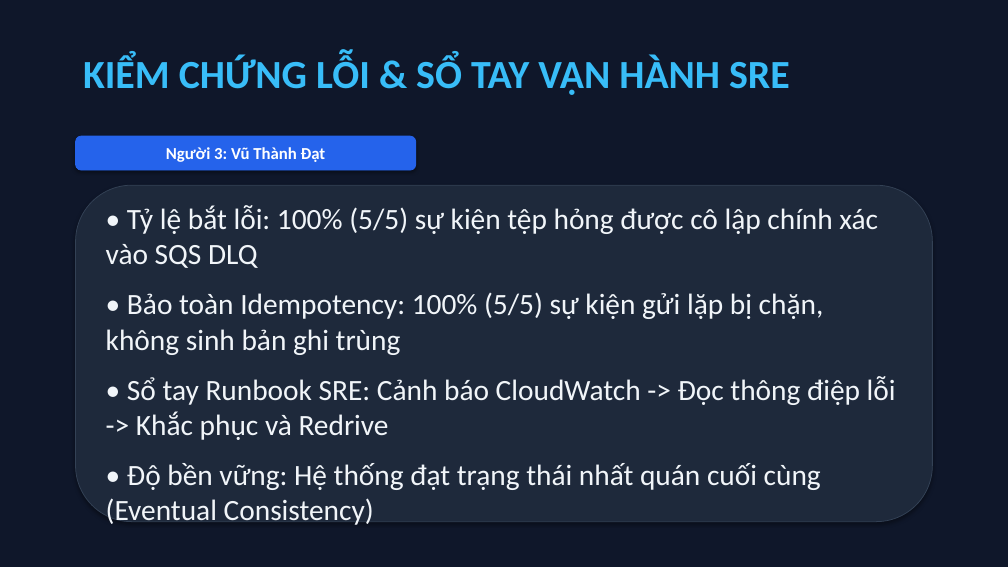
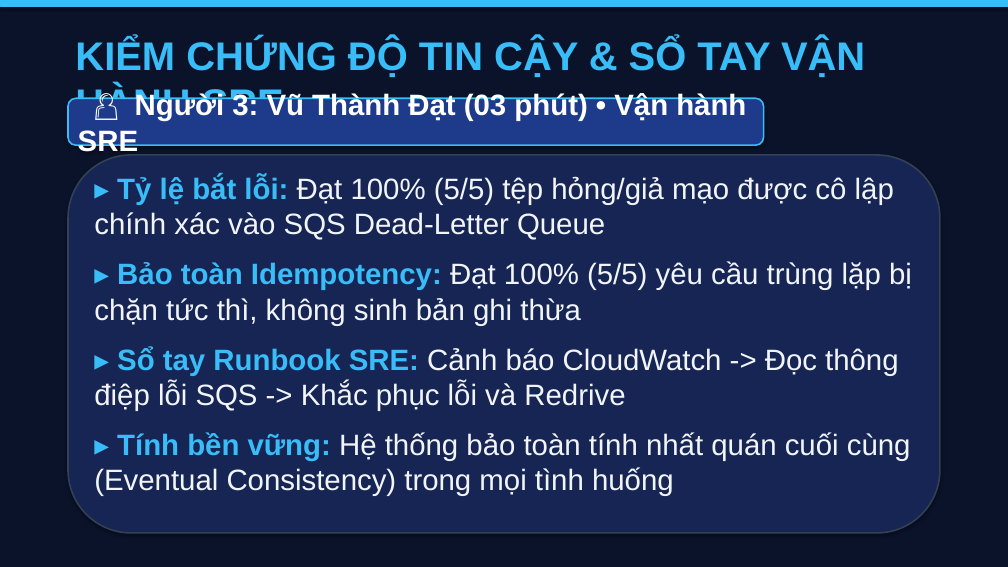
Before and after one commit to datdanghoccode/DTDM_XuLyAnh_Serverless, a slide deck: slide 12 of docs/DTDM_ThuyetTrinh_DeTai9.pptx. Drawn at 1008x567 pixels with LibreOffice and Linux fonts; fonts in the diff are those of the drawing. Boxes give left, top, right and bottom in pixels: in the first picture for what was removed or moved away, otherwise in the second. Text is boxed around its words. In the diff, an @@ line names an element or a change of style, - is before the commit and + after.

```diff
--- a/docs/DTDM_ThuyetTrinh_DeTai9.pptx
+++ b/docs/DTDM_ThuyetTrinh_DeTai9.pptx
@@ rectangle at (x1=0, y1=0, x2=1008, y2=567): fill #0F172A to #0B132B; outline #0F172A 0.75 pt to #0B132B 0.75 pt @@
@@ rectangle added at (x1=0, y1=0, x2=1008, y2=6), fill #38BDF8, outline #38BDF8 0.75 pt @@
@@ text at (x1=75, y1=38, x2=865, y2=156): text changed; font Calibri to Arial @@
-KIỂM CHỨNG LỖI & SỔ TAY VẬN HÀNH SRE
+KIỂM CHỨNG ĐỘ TIN CẬY & SỔ TAY VẬN HÀNH SRE
@@ rounded rectangle "👤 Người 3: Vũ Thành ..." resized from (x1=76, y1=136, x2=416, y2=170) to (x1=68, y1=98, x2=764, y2=145) @@
@@ rounded rectangle "👤 Người 3: Vũ Thành ..." at (x1=68, y1=98, x2=764, y2=145): fill #2563EB to #1E3A8A; outline #2563EB 0.75 pt to #38BDF8 1.5 pt @@
@@ text in rounded rectangle at (x1=135, y1=86, x2=746, y2=121): text changed; size 16 to 28 pt; font Calibri to Arial @@
-Người 3: Vũ Thành Đạt
+👤 Người 3: Vũ Thành Đạt (03 phút) • Vận hành SRE
@@ rounded rectangle resized from (x1=76, y1=185, x2=932, y2=522) to (x1=68, y1=155, x2=940, y2=533) @@
@@ rounded rectangle at (x1=68, y1=155, x2=940, y2=533): fill #1E293B to #172554; outline #334155 0.75 pt to #334155 1.5 pt @@
@@ text at (x1=94, y1=176, x2=912, y2=496): text changed; font Calibri to Arial @@
-• Tỷ lệ bắt lỗi: 100% (5/5) sự kiện tệp hỏng được cô lập chính xác vào SQS DLQ
-• Bảo toàn Idempotency: 100% (5/5) sự kiện gửi lặp bị chặn, không sinh bản ghi trùng
-• Sổ tay Runbook SRE: Cảnh báo CloudWatch -> Đọc thông điệp lỗi -> Khắc phục và Redrive
-• Độ bền vững: Hệ thống đạt trạng thái nhất quán cuối cùng (Eventual Consistency)
+▸ Tỷ lệ bắt lỗi: Đạt 100% (5/5) tệp hỏng/giả mạo được cô lập chính xác vào SQS Dead-Letter Queue
+▸ Bảo toàn Idempotency: Đạt 100% (5/5) yêu cầu trùng lặp bị chặn tức thì, không sinh bản ghi thừa
+▸ Sổ tay Runbook SRE: Cảnh báo CloudWatch -> Đọc thông điệp lỗi SQS -> Khắc phục lỗi và Redrive
+▸ Tính bền vững: Hệ thống bảo toàn tính nhất quán cuối cùng (Eventual Consistency) trong mọi tình huống
```
Also in this commit, not shown: 10 other slides changed, 3 slides added, 2 slides removed, 8 other files.
